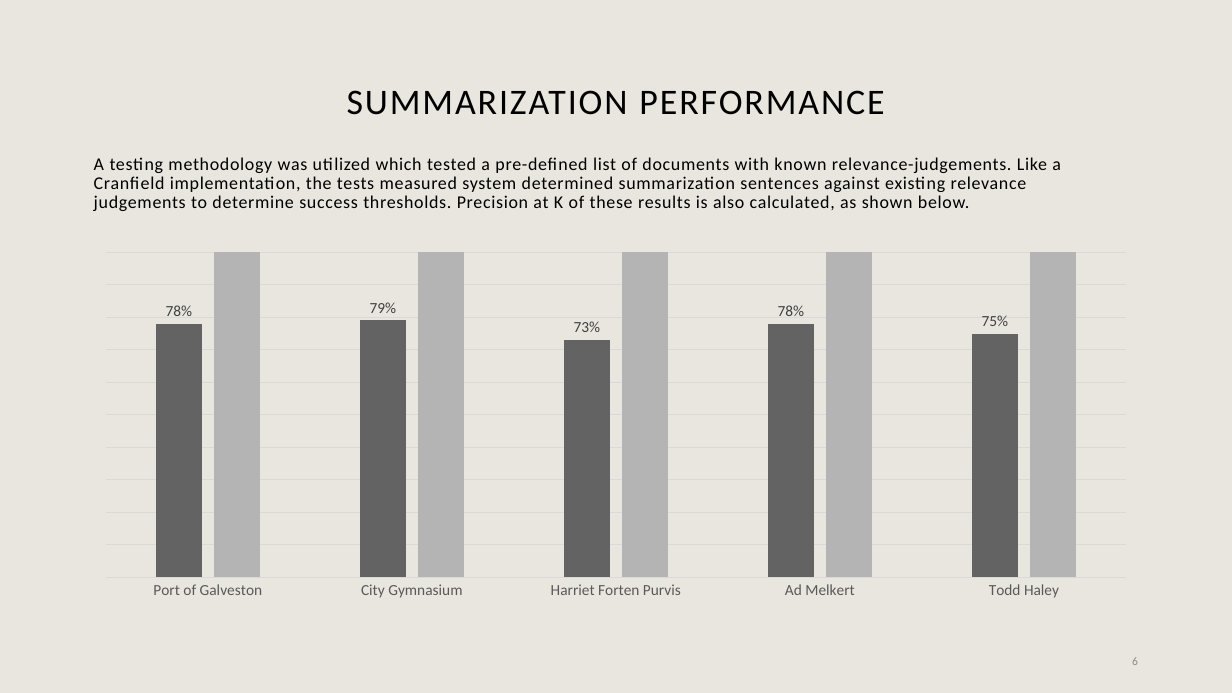
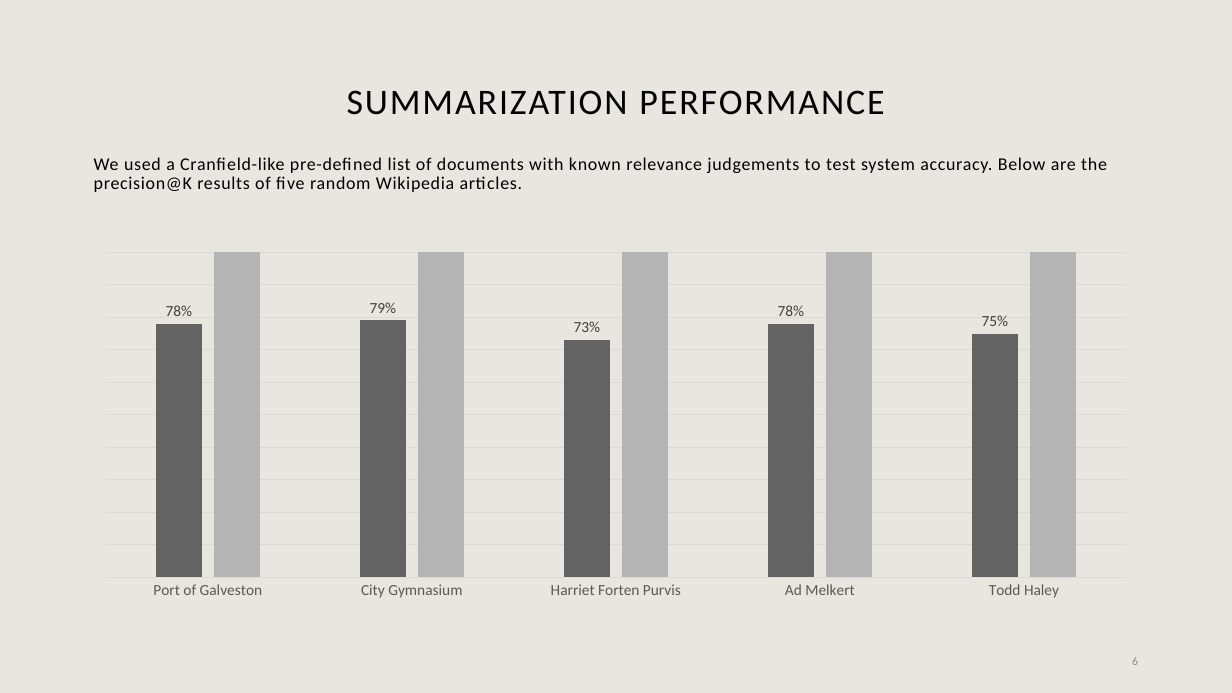
Before and after one commit to devinsburke/CourseProject, a slide deck: slide 6 of Presentation.pptx. Drawn at 1232x693 pixels with LibreOffice and Linux fonts; fonts in the diff are those of the drawing. Boxes give left, top, right and bottom in pixels: in the first picture for what was removed or moved away, otherwise in the second. Text is boxed around its words. In the diff, an @@ line names an element or a change of style, - is before the commit and + after.

Commit message:
Presentation update

```diff
--- a/Presentation.pptx
+++ b/Presentation.pptx
@@ text at [94, 157, 1107, 192]: text changed @@
-A testing methodology was utilized which tested a pre-defined list of documents with known relevance-judgements. Like a Cranfield implementation, the tests measured system determined summarization sentences against existing relevance judgements to determine success thresholds. Precision at K of these results is also calculated, as shown below.
+We used a Cranfield-like pre-defined list of documents with known relevance judgements to test system accuracy. Below are the precision@K results of five random Wikipedia articles.
```
Also in this commit, not shown: 4 other slides changed.
